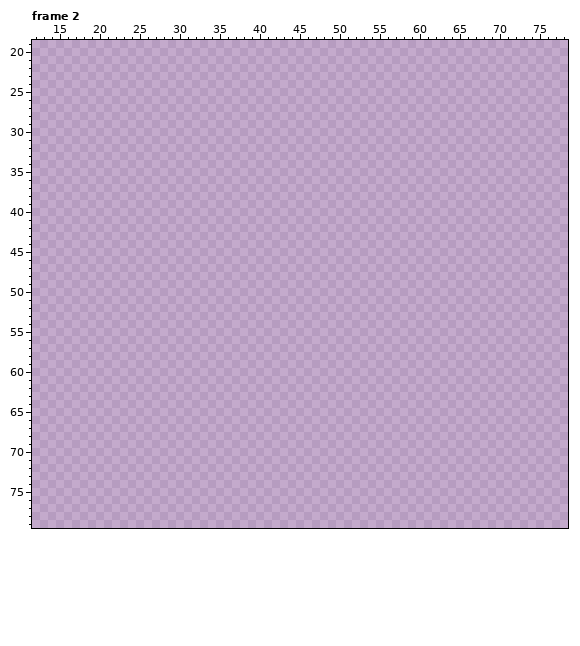
Pixel-art file: Art/box.aseprite. The picture above was drawn from the file before the commit.
288x288 pixels, 4 frames. Colours within 5 levels of each other are drawn and written as one. Shown: frame 2: x 12..78, y 19..79. The commit also changed other frames or places, which this record leaves out.
Palette (. is transparent): 
Pixels before, frame 2 (only the part around the change), first column x 12:
19 ...................................................................
20 ...................................................................
21 ...................................................................
22 ...................................................................
23 ...................................................................
24 ...................................................................
25 ...................................................................
26 ...................................................................
27 ...................................................................
28 ...................................................................
29 ...................................................................
30 ...................................................................
31 ...................................................................
32 ...................................................................
33 ...................................................................
34 ...................................................................
35 ...................................................................
36 ...................................................................
37 ...................................................................
38 ...................................................................
39 ...................................................................
40 ...................................................................
41 ...................................................................
42 ...................................................................
43 ...................................................................
44 ...................................................................
45 ...................................................................
46 ...................................................................
47 ...................................................................
48 ...................................................................
49 ...................................................................
50 ...................................................................
51 ...................................................................
52 ...................................................................
53 ...................................................................
54 ...................................................................
55 ...................................................................
56 ...................................................................
57 ...................................................................
58 ...................................................................
59 ...................................................................
60 ...................................................................
61 ...................................................................
62 ...................................................................
63 ...................................................................
64 ...................................................................
65 ...................................................................
66 ...................................................................
67 ...................................................................
68 ...................................................................
69 ...................................................................
70 ...................................................................
71 ...................................................................
72 ...................................................................
73 ...................................................................
74 ...................................................................
75 ...................................................................
76 ...................................................................
77 ...................................................................
78 ...................................................................
79 ...................................................................
After the commit:
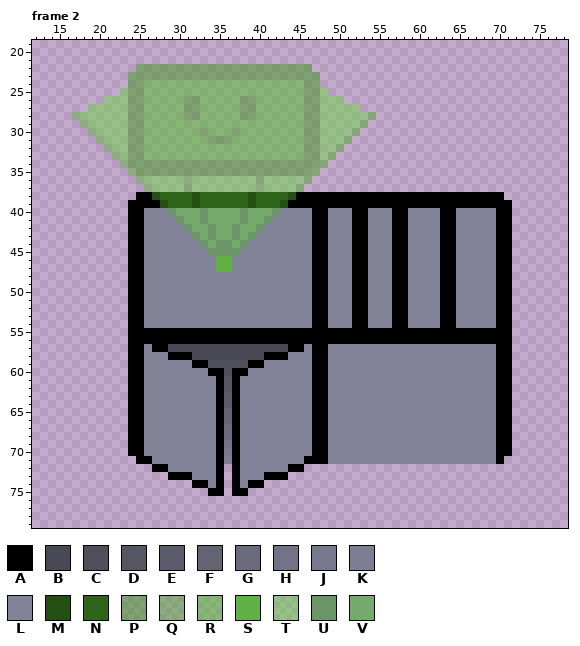
Colours new in this view: A #000000  B #494955  C #4f4f5b  D #555563  E #5b5b6b  F #636373  G #6b6b7d  H #737387  J #78788d  K #7d7d93  L #828299  M #244f13  N #2e641a  P #47992689  Q #50ad2a75  R #58bf3089  S #62b147  T #66da3975  U #6c9567  V #76aa6d
Commit message: Update box.aseprite Finished doors opening on the box
Difference:
Changed rows in their new state; - is an unchanged pixel.
Frame 2:
first column x 17:
22 --------PPPPPPPPPPPPPPPPPPPPPP-------------------------
23 -------PPPPPPPPPPPPPPPPPPPPPPPP------------------------
24 -------PPRRRRRRRRRRRRRRRRRRRRPP------------------------
25 ------TPPRRRRRRRRRRRRRRRRRRRRPPT-----------------------
26 ----TTTPPRRRRRPPRRRRRPPRRRRRRPPTTT---------------------
27 --TTTTTPPRRRRRPPRRRRRPPRRRRRRPPTTTTT-------------------
28 QTTTTTTPPRRRRRPPRRRRRPPRRRRRRPPTTTTTTQ-----------------
29 -QTTTTTPPRRRRRRRRRRRRRRRRRRRRPPTTTTTQ------------------
30 --QTTTTPPRRRRRRRPRRRPRRRRRRRRPPTTTTQ-------------------
31 ---QTTTPPRRRRRRRRPPPRRRRRRRRRPPTTTQ--------------------
32 ----QTTPPRRRRRRRRRRRRRRRRRRRRPPTTQ---------------------
33 -----QTPPRRRRRRRRRRRRRRRRRRRRPPTQ----------------------
34 ------QPPPPPPPPPPPPPPPPPPPPPPPPQ-----------------------
35 -------QPPPPPPPPPPPPPPPPPPPPPPQ------------------------
36 --------QTTTTTQTTTTTTTTQTTTTTQ-------------------------
37 ---------QTTTTQTTTTTTTTQTTTTQ--------------------------
38 --------AAMNNNNMNNNNNNMNNNNMAAAAAAAAAAAAAAAAAAAAAAAAAA-
39 -------AAAAMNNNMNNNNNNMNNNMAAAAAAAAAAAAAAAAAAAAAAAAAAAA
40 -------AALLLUVVVUVVVVUVVVULLLLAALLLAALLLAALLLLAALLLLLAA
41 -------AALLLLUVVUVVVVUVVULLLLLAALLLAALLLAALLLLAALLLLLAA
42 -------AALLLLLUVVUVVUVVULLLLLLAALLLAALLLAALLLLAALLLLLAA
43 -------AALLLLLLUVUVVUVULLLLLLLAALLLAALLLAALLLLAALLLLLAA
44 -------AALLLLLLLUVUUVULLLLLLLLAALLLAALLLAALLLLAALLLLLAA
45 -------AALLLLLLLLUUUULLLLLLLLLAALLLAALLLAALLLLAALLLLLAA
46 -------AALLLLLLLLLSSLLLLLLLLLLAALLLAALLLAALLLLAALLLLLAA
47 -------AALLLLLLLLLSSLLLLLLLLLLAALLLAALLLAALLLLAALLLLLAA
48 -------AALLLLLLLLLLLLLLLLLLLLLAALLLAALLLAALLLLAALLLLLAA
49 -------AALLLLLLLLLLLLLLLLLLLLLAALLLAALLLAALLLLAALLLLLAA
50 -------AALLLLLLLLLLLLLLLLLLLLLAALLLAALLLAALLLLAALLLLLAA
51 -------AALLLLLLLLLLLLLLLLLLLLLAALLLAALLLAALLLLAALLLLLAA
52 -------AALLLLLLLLLLLLLLLLLLLLLAALLLAALLLAALLLLAALLLLLAA
53 -------AALLLLLLLLLLLLLLLLLLLLLAALLLAALLLAALLLLAALLLLLAA
54 -------AALLLLLLLLLLLLLLLLLLLLLAALLLAALLLAALLLLAALLLLLAA
55 -------AAAAAAAAAAAAAAAAAAAAAAAAAAAAAAAAAAAAAAAAAAAAAAAA
56 -------AAAAAAAAAAAAAAAAAAAAAAAAAAAAAAAAAAAAAAAAAAAAAAAA
57 -------AALAABBBBBBBBBBBBBBBAALAALLLLLLLLLLLLLLLLLLLLLAA
58 -------AALLLAAABBBBBBBBBAAALLLAALLLLLLLLLLLLLLLLLLLLLAA
59 -------AALLLLLLAACCCCCAALLLLLLAALLLLLLLLLLLLLLLLLLLLLAA
60 -------AALLLLLLLLAACAALLLLLLLLAALLLLLLLLLLLLLLLLLLLLLAA
61 -------AALLLLLLLLLADALLLLLLLLLAALLLLLLLLLLLLLLLLLLLLLAA
62 -------AALLLLLLLLLADALLLLLLLLLAALLLLLLLLLLLLLLLLLLLLLAA
63 -------AALLLLLLLLLAEALLLLLLLLLAALLLLLLLLLLLLLLLLLLLLLAA
64 -------AALLLLLLLLLAEALLLLLLLLLAALLLLLLLLLLLLLLLLLLLLLAA
65 -------AALLLLLLLLLAFALLLLLLLLLAALLLLLLLLLLLLLLLLLLLLLAA
66 -------AALLLLLLLLLAFALLLLLLLLLAALLLLLLLLLLLLLLLLLLLLLAA
67 -------AALLLLLLLLLAGALLLLLLLLLAALLLLLLLLLLLLLLLLLLLLLAA
68 -------AALLLLLLLLLAGALLLLLLLLLAALLLLLLLLLLLLLLLLLLLLLAA
69 -------AALLLLLLLLLAHALLLLLLLLLAALLLLLLLLLLLLLLLLLLLLLAA
70 -------AALLLLLLLLLAJALLLLLLLLLAALLLLLLLLLLLLLLLLLLLLLAA
71 --------AALLLLLLLLAKALLLLLLLLAAALLLLLLLLLLLLLLLLLLLLLA-
72 ----------AALLLLLLA-ALLLLLLAA--------------------------
73 ------------AAALLLA-ALLLAAA----------------------------
74 ---------------AALA-ALAA-------------------------------
75 -----------------AA-AA---------------------------------
